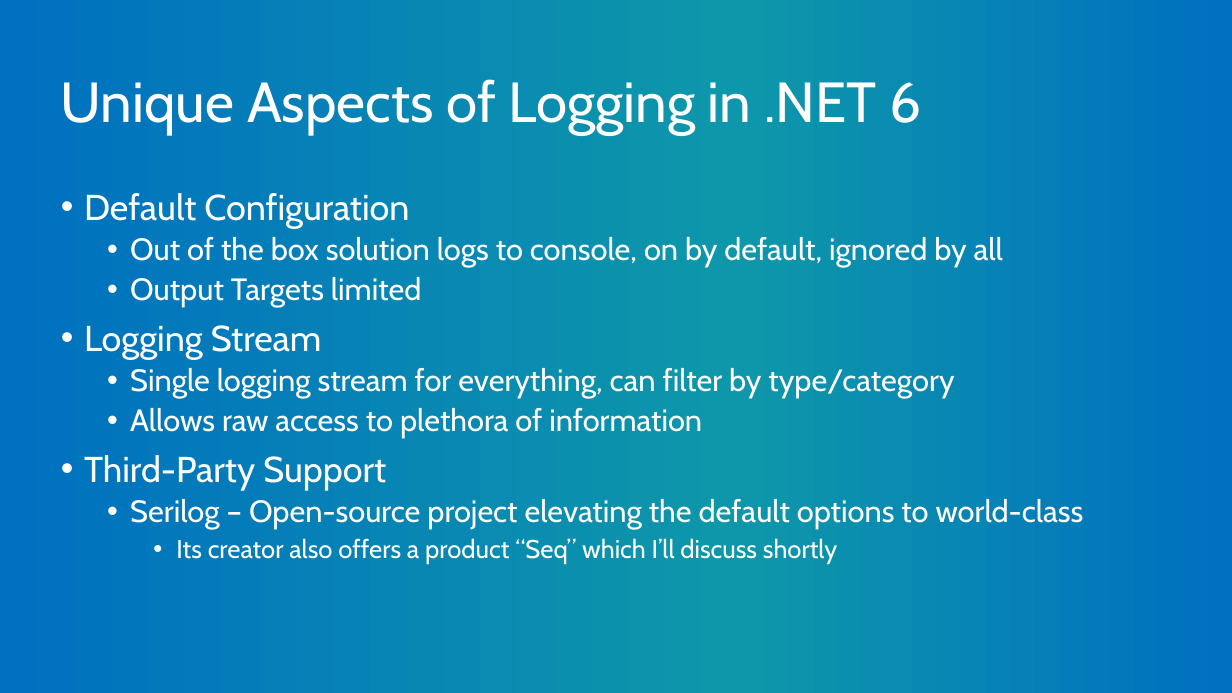
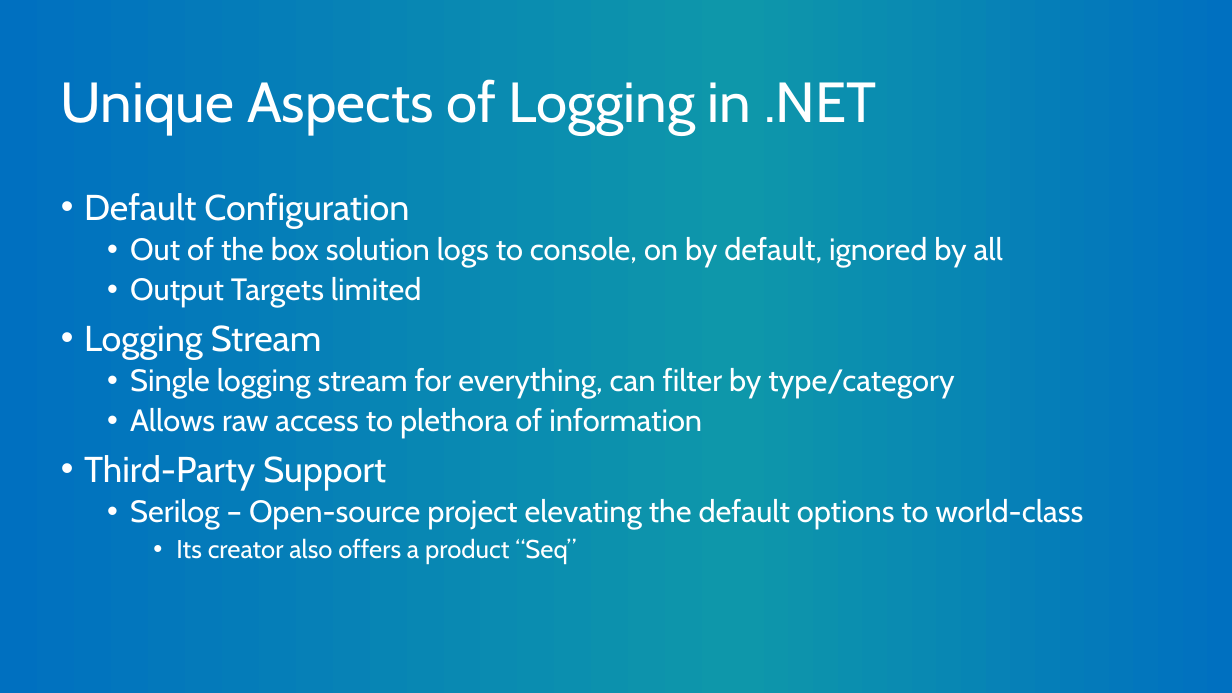
Before and after one commit to mitchelsellers/dotnetcoreloggingdemo, a slide deck: slide 10 of Presentation/But It Was Logged.pptx. Drawn at 1232x693 pixels with LibreOffice and Linux fonts; fonts in the diff are those of the drawing; background and template pictures are left out. Boxes give left, top, right and bottom in pixels: in the first picture for what was removed or moved away, otherwise in the second. Text is boxed around its words. In the diff, an @@ line names an element or a change of style, - is before the commit and + after.

```diff
--- a/Presentation/But It Was Logged.pptx
+++ b/Presentation/But It Was Logged.pptx
@@ title at [61,79,877,135]: text changed @@
-Unique Aspects of Logging in .NET 6
+Unique Aspects of Logging in .NET
@@ text at [176,538,576,563]: text changed @@
-    • Its creator also offers a product “Seq” which I’ll discuss shortly
+    • Its creator also offers a product “Seq”
```
Also in this commit, not shown: 3 other slides changed.
